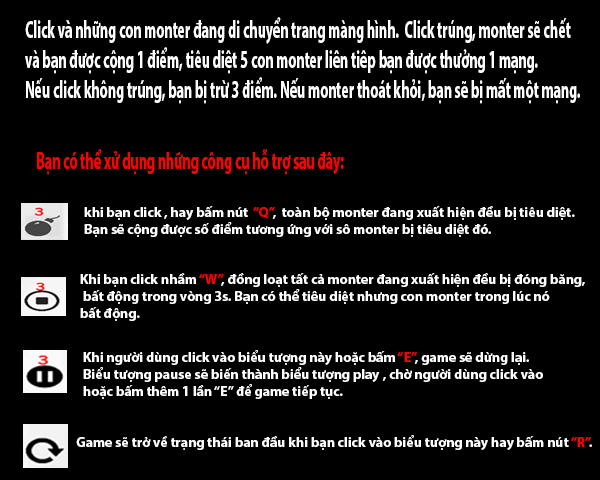
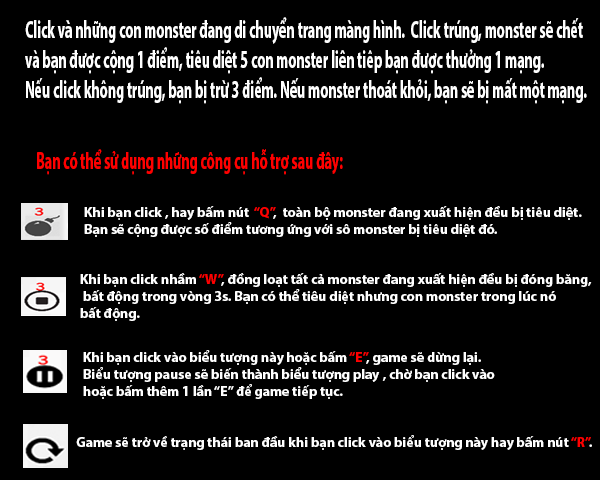
Revision of a layered 600px x 480px image; what changed, layer by layer:
renamed "Click và những con monter đang di chuyển trang màng hình. Clic" to "Click và những con monster đang di chuyển trang màng hình. Cli", painted on it over [172, 17, 587, 104]
renamed "Bạn có thể xử dụng những công cụ hỗ trợ sau đây:" to "Bạn có thể sử dụng những công cụ hỗ trợ sau đây:", painted on it over [104, 149, 344, 175]
renamed "khi bạn click , hay bấm nút “Q”, toàn bộ monter đang xuất hiệ" to "Khi bạn click , hay bấm nút “Q”, toàn bộ monster đang xuất hi", painted on it over [87, 206, 582, 237]
renamed "Khi bạn click nhầm “W”, đồng loạt tất cả monter đang xuất hiện" to "Khi bạn click nhầm “W”, đồng loạt tất cả monster đang xuất hiện", painted on it over [355, 273, 592, 304]
renamed "Khi người dùng click vào biểu tượng này hoặc bấm “E”, game sẽ d" to "Khi bạn click vào biểu tượng này hoặc bấm “E”, game sẽ dừng lại", painted on it over [107, 350, 543, 382]
